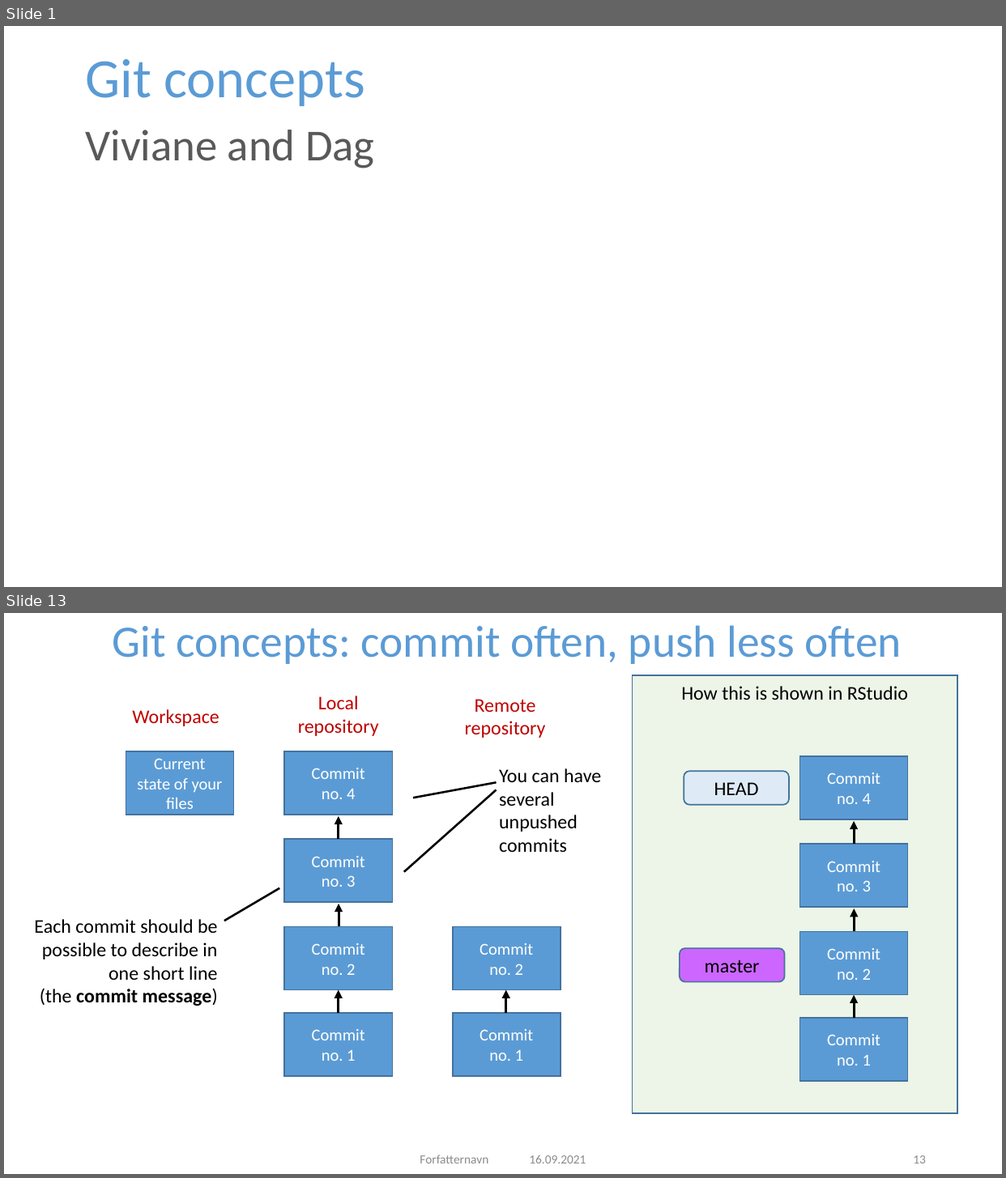
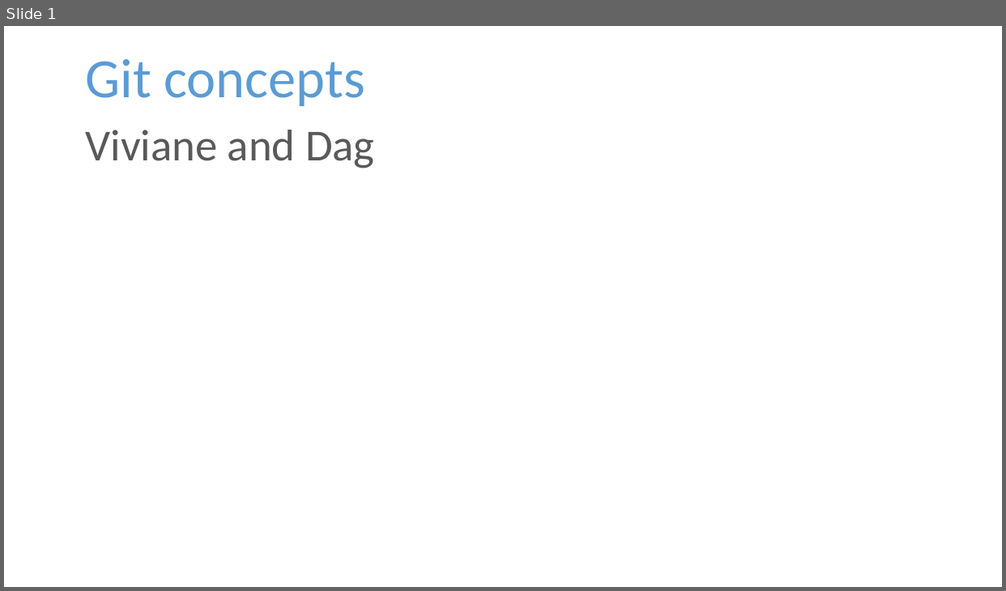
Before and after one commit to NIVANorge/R-Resources, a slide deck: Git concepts.pptx. Shown one above the other, each under a label of ours: slides 1 and 13 before the commit, slide 1 after it; the slides between them are not shown. The pictures are 1006x1178 and 1006x591 pixels, drawn with LibreOffice and Linux fonts; fonts in the diff are those of the drawing; background and template pictures are left out. Boxes give left, top, right and bottom in pixels: in the first picture for what was removed or moved away, otherwise in the second. Text is boxed around its words. In the diff, an @@ line names an element or a change of style, - is before the commit and + after.

```diff
--- a/Git concepts.pptx
+++ b/Git concepts.pptx
@@ slide 13 removed at [4, 613, 1002, 1174], background #FFFFFF @@
@@ title removed at [112, 625, 901, 664] @@
-Git concepts: commit often, push less often
@@ rectangle removed at [633, 676, 958, 1114] @@
-How this is shown in RStudio
@@ text removed at [132, 709, 219, 726] @@
-Workspace
@@ text removed at [298, 696, 379, 736] @@
-Local repository
@@ text removed at [465, 699, 546, 738] @@
-Remote repository
@@ rectangle removed at [126, 752, 233, 815] @@
-Current state of your
-files
@@ rectangle removed at [284, 752, 392, 815] @@
-Commit
-no. 4
@@ rectangle removed at [799, 756, 907, 820] @@
-Commit
-no. 4
@@ line removed from (413, 798) to (496, 782) @@
@@ text removed at [499, 769, 601, 852] @@
-You can have several unpushed commits
@@ rounded rectangle removed at [684, 772, 788, 806] @@
-HEAD
@@ line removed from (404, 872) to (496, 790) @@
@@ arrow removed from (339, 840) to (339, 816) @@
@@ arrow removed from (854, 845) to (854, 821) @@
@@ rectangle removed at [284, 840, 392, 902] @@
-Commit
-no. 3
@@ rectangle removed at [799, 845, 907, 907] @@
-Commit
-no. 3
@@ line removed from (224, 922) to (279, 888) @@
@@ arrow removed from (339, 926) to (339, 904) @@
@@ text removed at [34, 919, 218, 1006] @@
-Each commit should be possible to describe in one short line
-(the commit message)
@@ rectangle removed at [284, 927, 392, 990] @@
-Commit
-no. 2
@@ rectangle removed at [452, 927, 560, 990] @@
-Commit
-no. 2
@@ arrow removed from (854, 931) to (854, 909) @@
@@ rounded rectangle removed at [680, 948, 784, 982] @@
-master
@@ rectangle removed at [799, 932, 907, 995] @@
-Commit
-no. 2
@@ arrow removed from (339, 1013) to (339, 990) @@
@@ arrow removed from (506, 1013) to (506, 990) @@
@@ arrow removed from (854, 1018) to (854, 995) @@
@@ rectangle removed at [284, 1013, 392, 1076] @@
-Commit
-no. 1
@@ rectangle removed at [452, 1013, 560, 1076] @@
-Commit
-no. 1
@@ rectangle removed at [799, 1018, 907, 1081] @@
-Commit
-no. 1
@@ text removed at [420, 1155, 488, 1164] @@
-Forfatternavn
@@ text removed at [529, 1155, 586, 1164] @@
-16.09.2021
@@ page number removed at [913, 1156, 926, 1164] @@
-13
```
Also in this commit, not shown: 22 slides changed, 2 slides added.
